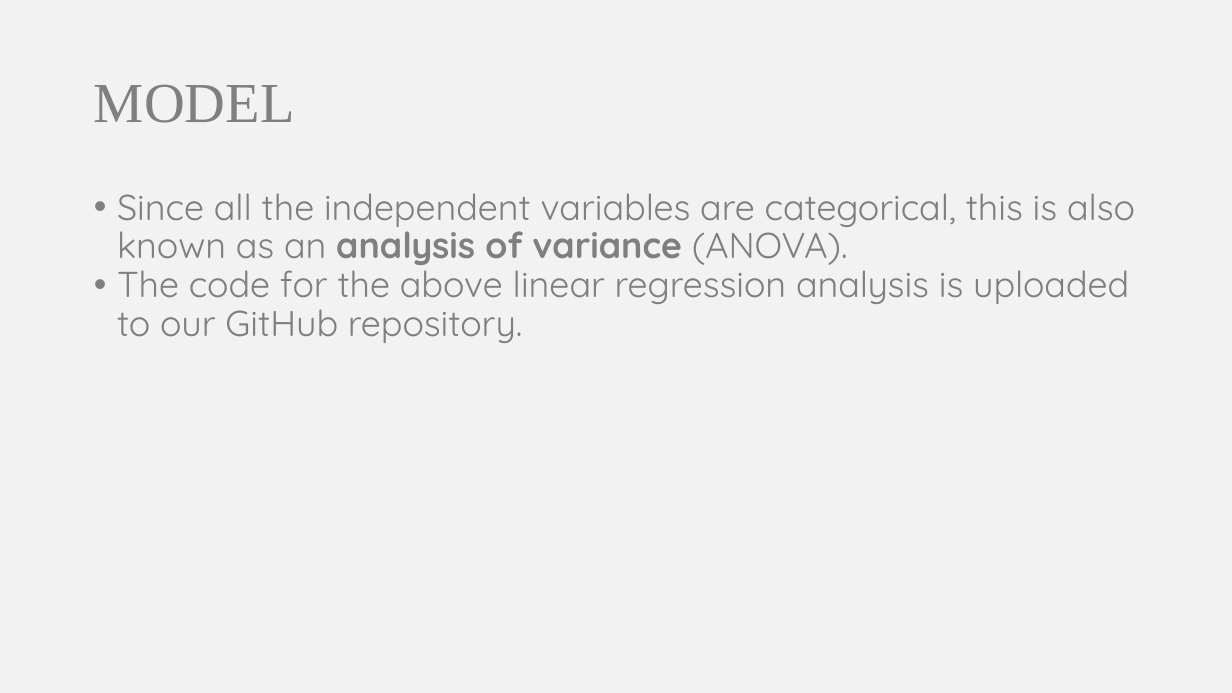
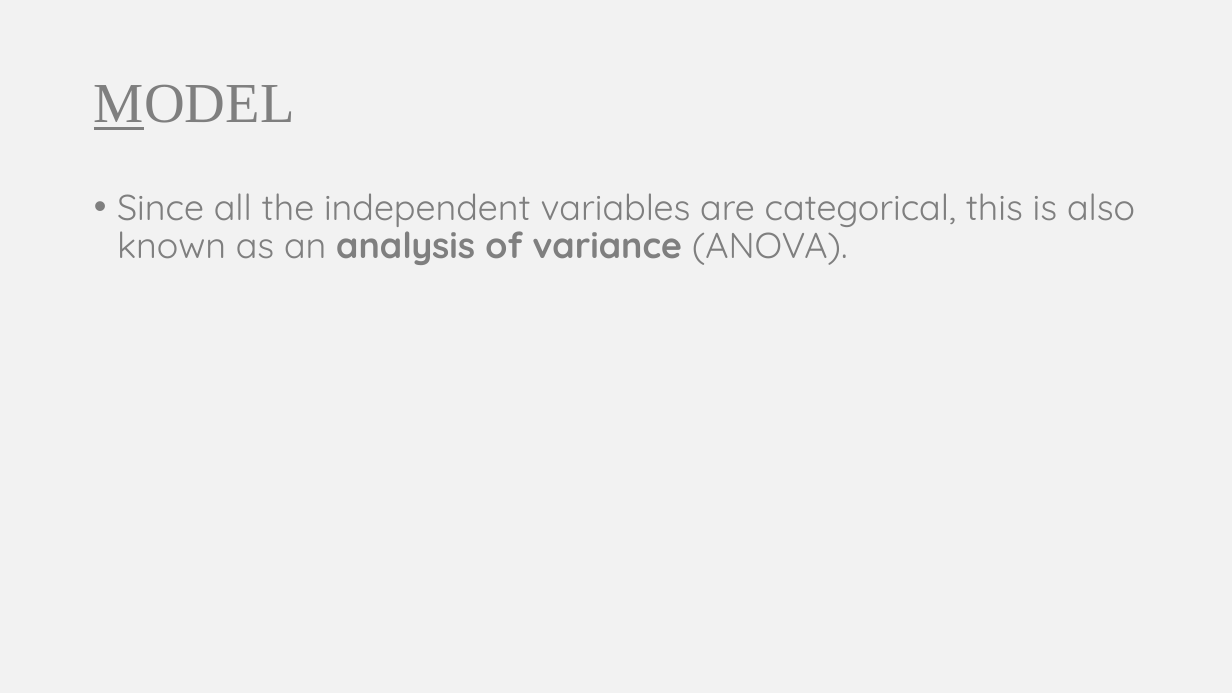
Before and after one commit to somyamohanty/Data_Dawgs, a slide deck: slide 8 of presentations/Presentation 2.pptx (slide 7 before the commit). Drawn at 1232x693 pixels with LibreOffice and Linux fonts; fonts in the diff are those of the drawing. Boxes give left, top, right and bottom in pixels: in the first picture for what was removed or moved away, otherwise in the second. Text is boxed around its words. In the diff, an @@ line names an element or a change of style, - is before the commit and + after.

```diff
--- a/presentations/Presentation 2.pptx
+++ b/presentations/Presentation 2.pptx
@@ title "MODEL" at [94, 84, 295, 130]: underline on in "MODEL" @@
@@ text at [117, 260, 1129, 343]: paragraph removed @@
-• The code for the above linear regression analysis is uploaded to our GitHub repository.
```
Also in this commit, not shown: 9 other slides changed, 2 slides added, 1 slide removed.
